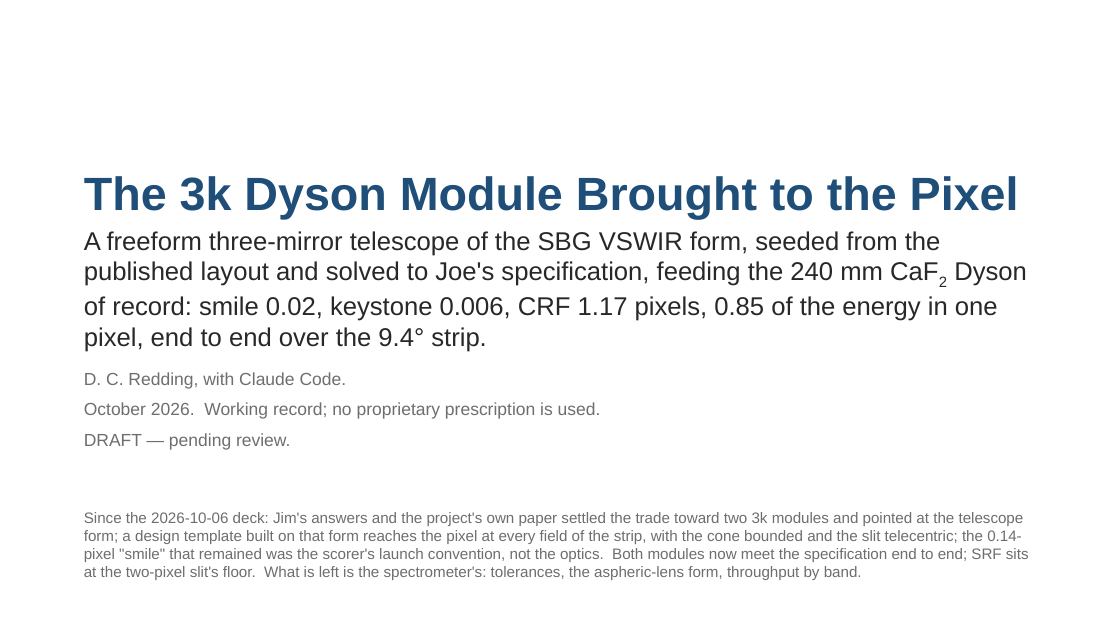
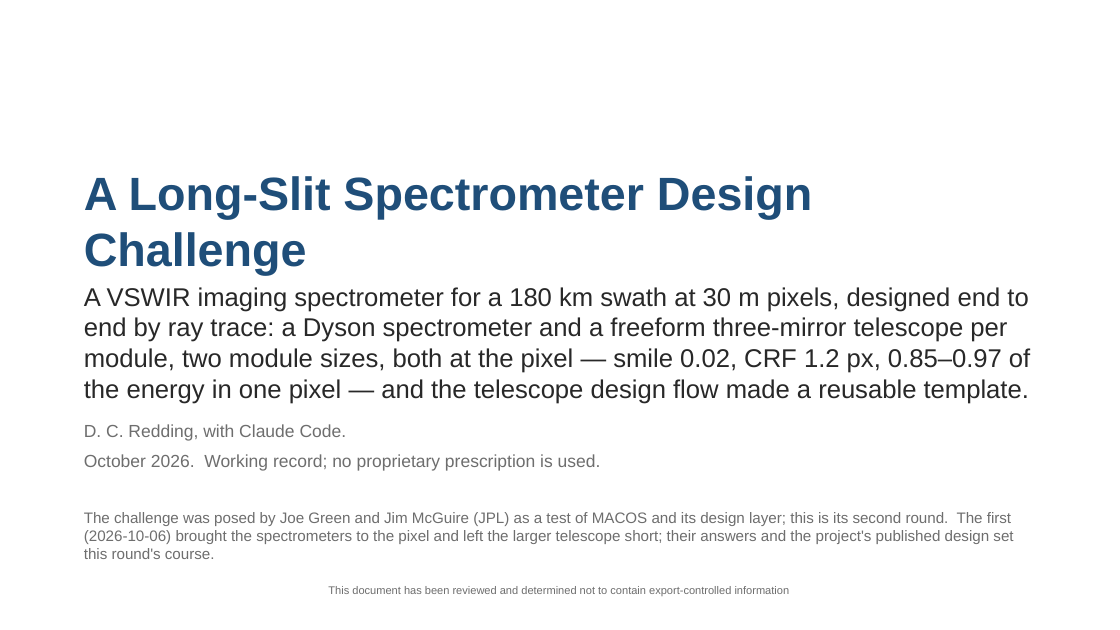
Before and after one commit to nasa-jpl/macos, a slide deck: slide 1 of demo_session/deck_dyson_3k_baseline.pptx. Drawn at 1120x630 pixels with LibreOffice and Linux fonts; fonts in the diff are those of the drawing. Boxes give left, top, right and bottom in pixels: in the first picture for what was removed or moved away, otherwise in the second. Text is boxed around its words. In the diff, an @@ line names an element or a change of style, - is before the commit and + after.

```diff
--- a/demo_session/deck_dyson_3k_baseline.pptx
+++ b/demo_session/deck_dyson_3k_baseline.pptx
@@ text at (84, 176, 1030, 471): paragraph removed @@
-DRAFT — pending review.
@@ text at (84, 176, 1030, 404): text changed @@
-The 3k Dyson Module Brought to the Pixel
-A freeform three-mirror telescope of the SBG VSWIR form, seeded from the published layout and solved to Joe's specification, feeding the 240 mm CaF2 Dyson of record: smile 0.02, keystone 0.006, CRF 1.17 pixels, 0.85 of the energy in one pixel, end to end over the 9.4° strip.
+A Long-Slit Spectrometer Design Challenge
+A VSWIR imaging spectrometer for a 180 km swath at 30 m pixels, designed end to end by ray trace: a Dyson spectrometer and a freeform three-mirror telescope per module, two module sizes, both at the pixel — smile 0.02, CRF 1.2 px, 0.85–0.97 of the energy in one pixel — and the telescope design flow made a reusable template.
@@ text at (84, 512, 1013, 559): text changed @@
-Since the 2026-10-06 deck: Jim's answers and the project's own paper settled the trade toward two 3k modules and pointed at the telescope form; a design template built on that form reaches the pixel at every field of the strip, with the cone bounded and the slit telecentric; the 0.14-pixel "smile" that remained was the scorer's launch convention, not the optics. Both modules now meet the specification end to end; SRF sits at the two-pixel slit's floor. What is left is the spectrometer's: tolerances, the aspheric-lens form, throughput by band.
+The challenge was posed by Joe Green and Jim McGuire (JPL) as a test of MACOS and its design layer; this is its second round. The first (2026-10-06) brought the spectrometers to the pixel and left the larger telescope short; their answers and the project's published design set this round's course.
@@ text added at (328, 586, 790, 596), 9.5 pt, text #6E6E6E @@
+This document has been reviewed and determined not to contain export-controlled information
```
Also in this commit, not shown: 19 other slides changed, 2 slides added, 3 other files.
